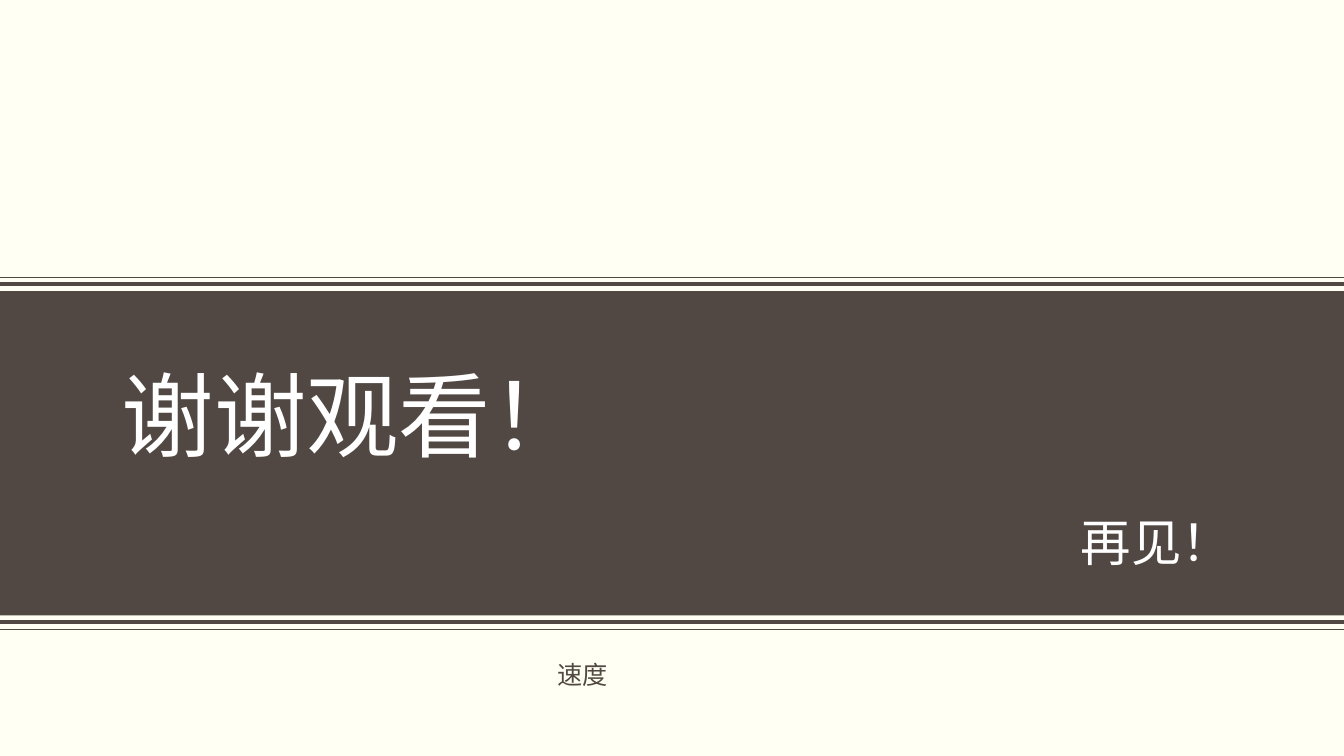
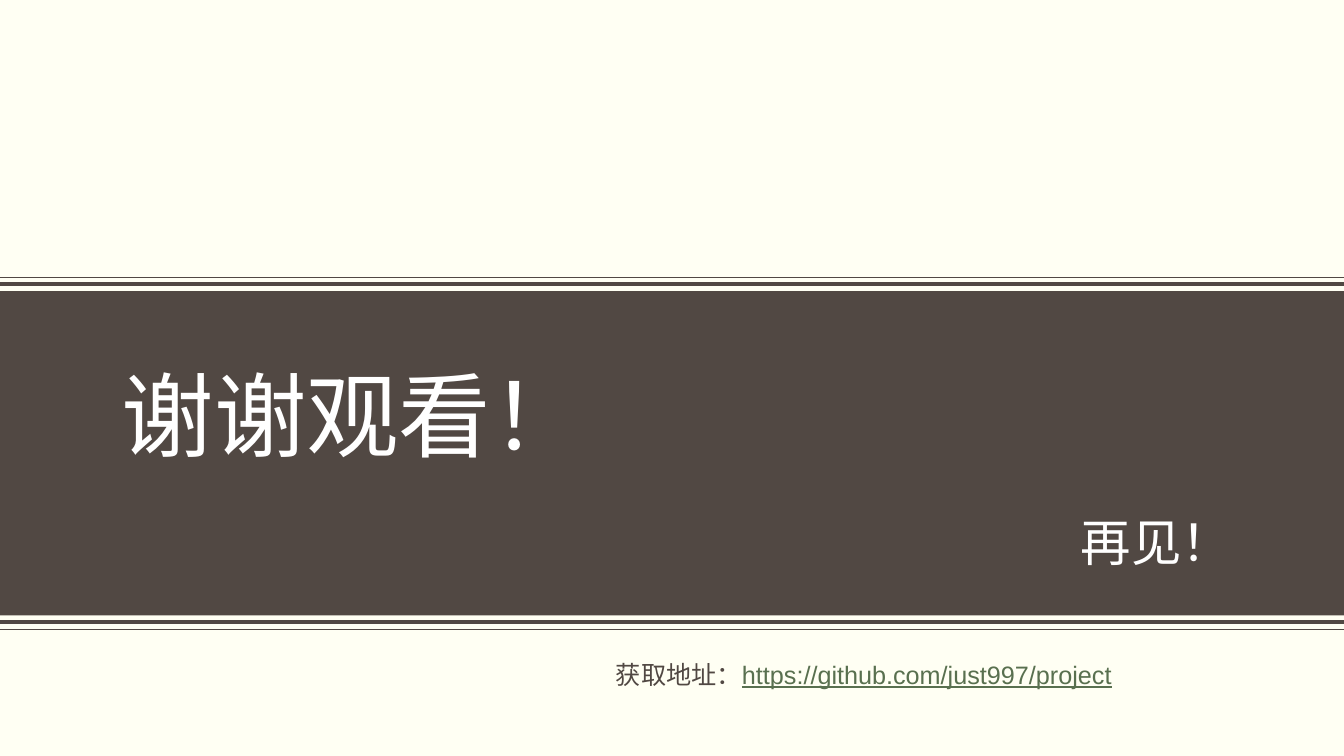
Before and after one commit to just997/project, a slide deck: slide 9 of python学习ppt/Python初识和环境配置.pptx. Drawn at 1344x756 pixels with LibreOffice and Linux fonts; fonts in the diff are those of the drawing; background and template pictures are left out. Boxes give left, top, right and bottom in pixels: in the first picture for what was removed or moved away, otherwise in the second. Text is boxed around its words. In the diff, an @@ line names an element or a change of style, - is before the commit and + after.

```diff
--- a/python学习ppt/Python初识和环境配置.pptx
+++ b/python学习ppt/Python初识和环境配置.pptx
@@ text at (x1=616, y1=663, x2=1112, y2=689): text changed; text colour #514843 to #59704F @@
-速度
+获取地址：https://github.com/just997/project
```
Also in this commit, not shown: 6 other slides changed.
